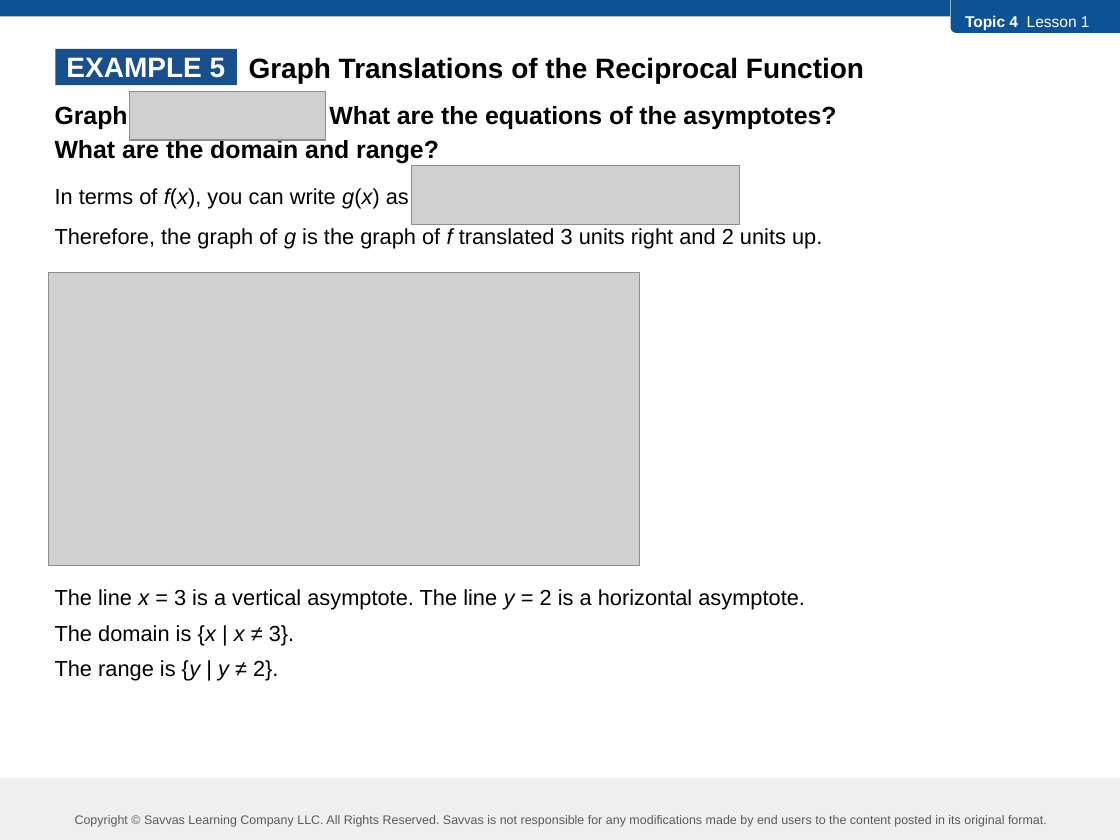
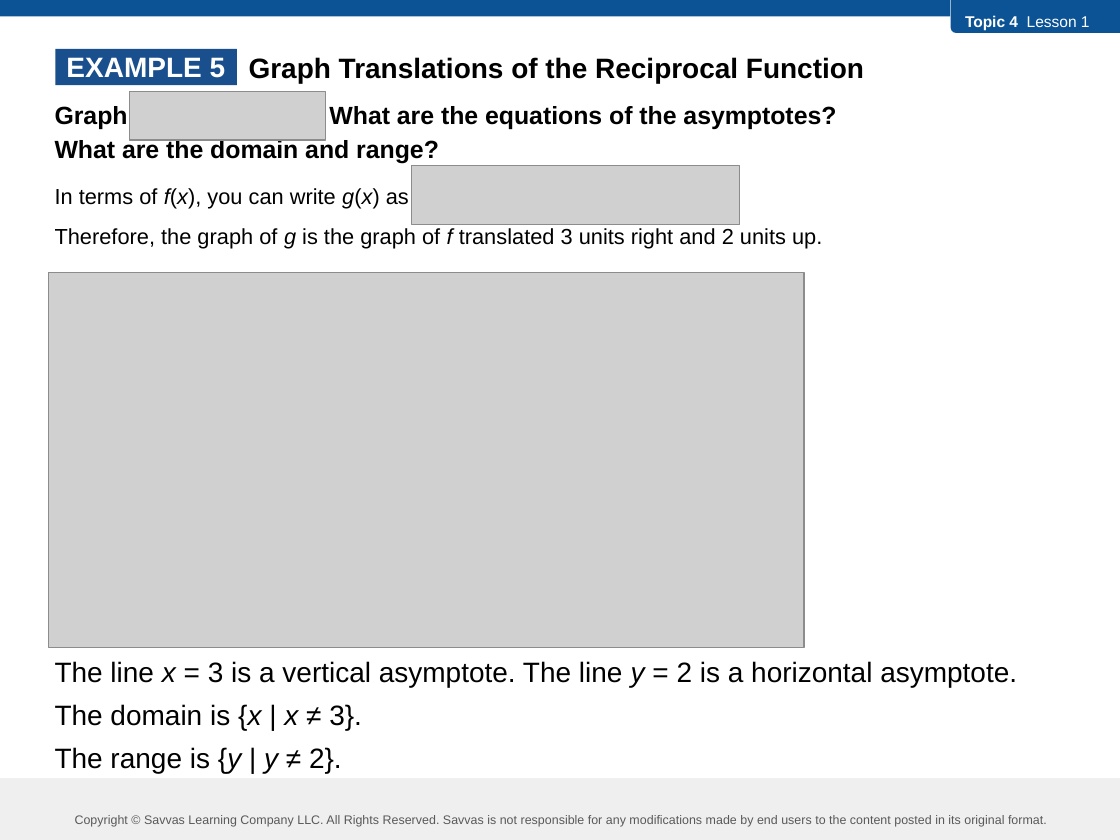
Before and after one commit to robjohncolson/feb25-25, a slide deck: slide 17 of L4-1.pptx. Drawn at 1120x840 pixels with LibreOffice and Linux fonts; fonts in the diff are those of the drawing; grey boxes stand for pictures. Boxes give left, top, right and bottom in pixels: in the first picture for what was removed or moved away, otherwise in the second. Text is boxed around its words. In the diff, an @@ line names an element or a change of style, - is before the commit and + after.

```diff
--- a/L4-1.pptx
+++ b/L4-1.pptx
@@ picture: place and size @@
-picture at box(48, 272, 640, 566)
+picture at box(48, 272, 804, 647)
@@ text at box(55, 661, 1017, 773): size 14 to 18 pt in "The line x = 3 is a ...", "The domain is {x | x ≠ ...", "The range is {y | y ≠ ..." @@
```
Also in this commit, not shown: 6 other slides changed, 5 other files.
